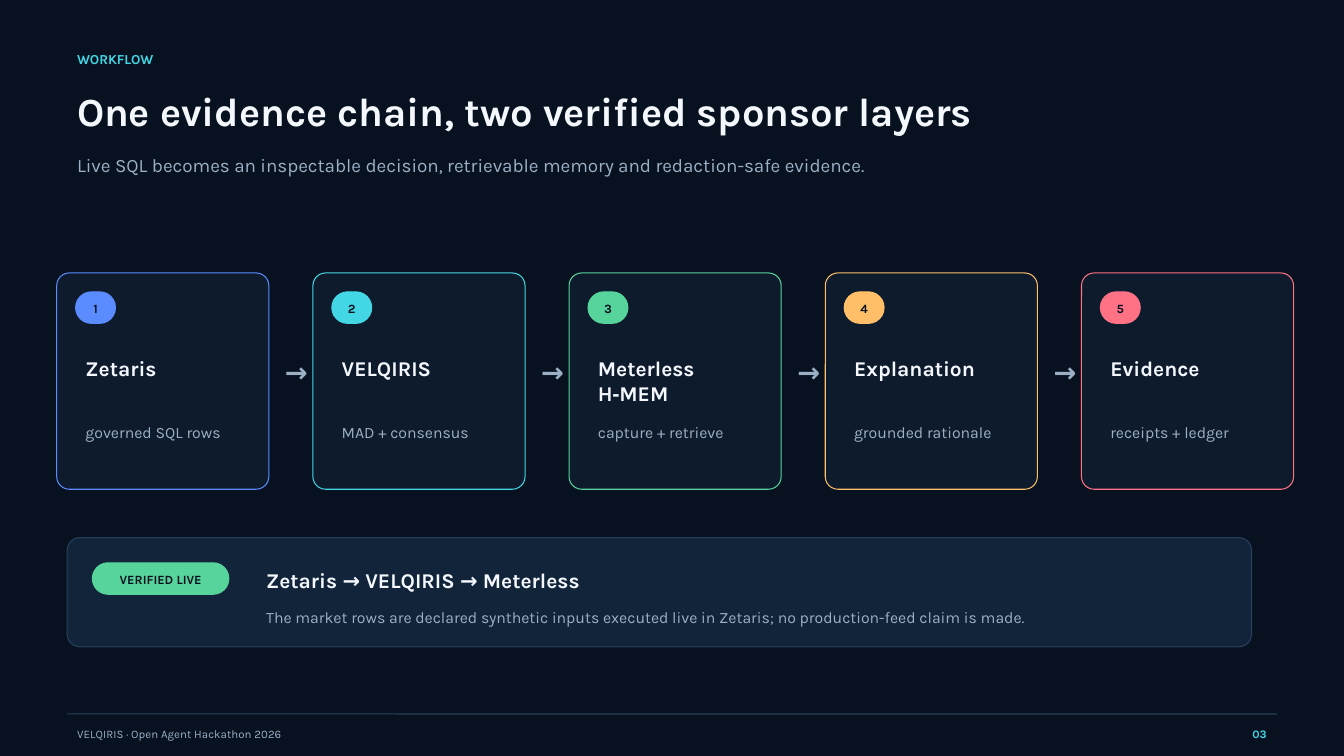
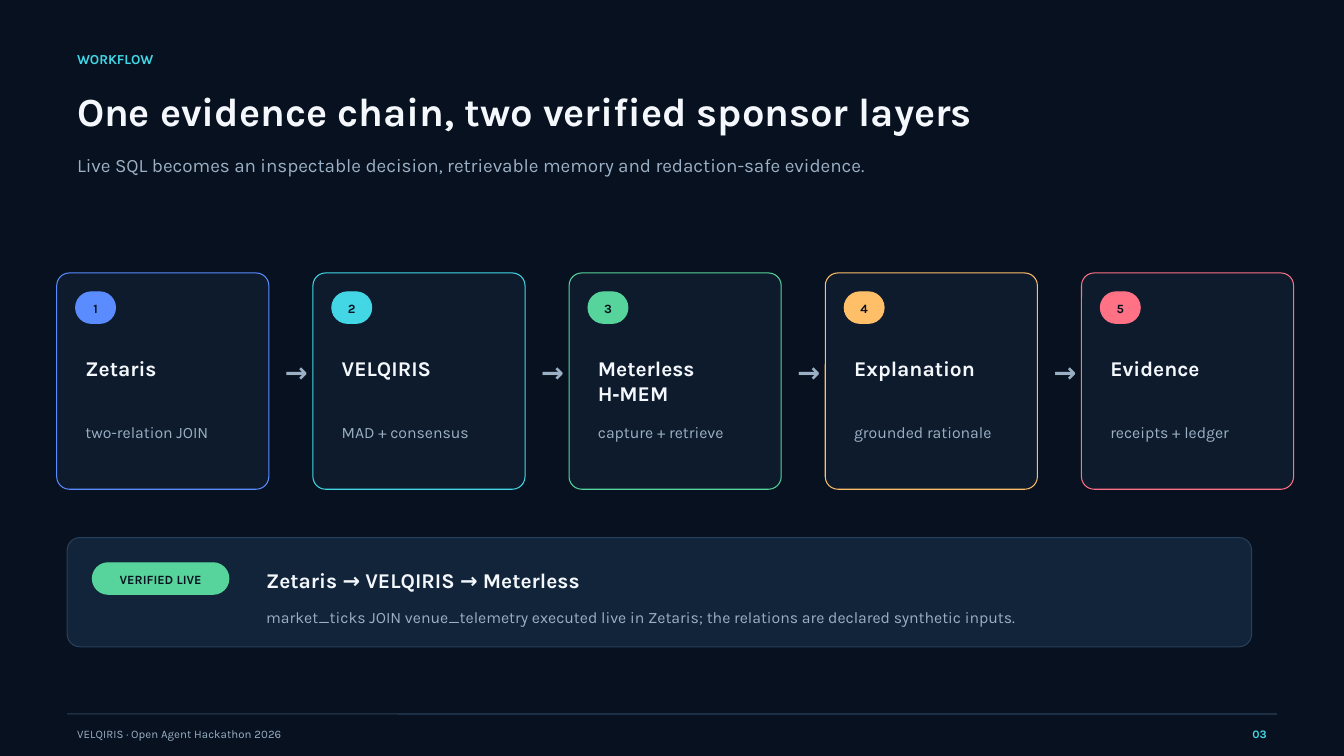
Before and after one commit to genesiscode2026/velqiris-open-agent-2026, a slide deck: slide 3 of artifacts/VELQIRIS_Open_Agent_2026_Pitch_Deck.pptx. Drawn at 1344x756 pixels with LibreOffice and Linux fonts; fonts in the diff are those of the drawing. Boxes give left, top, right and bottom in pixels: in the first picture for what was removed or moved away, otherwise in the second. Text is boxed around its words. In the diff, an @@ line names an element or a change of style, - is before the commit and + after.

```diff
--- a/artifacts/VELQIRIS_Open_Agent_2026_Pitch_Deck.pptx
+++ b/artifacts/VELQIRIS_Open_Agent_2026_Pitch_Deck.pptx
@@ text at (85,427,208,438): text changed @@
-governed SQL rows
+two-relation JOIN
@@ text at (266,612,1015,627): text changed @@
-The market rows are declared synthetic inputs executed live in Zetaris; no production-feed claim is made.
+market_ticks JOIN venue_telemetry executed live in Zetaris; the relations are declared synthetic inputs.
```
Also in this commit, not shown: 3 other slides changed, 1 slide added, 1 slide removed, 16 other files.
